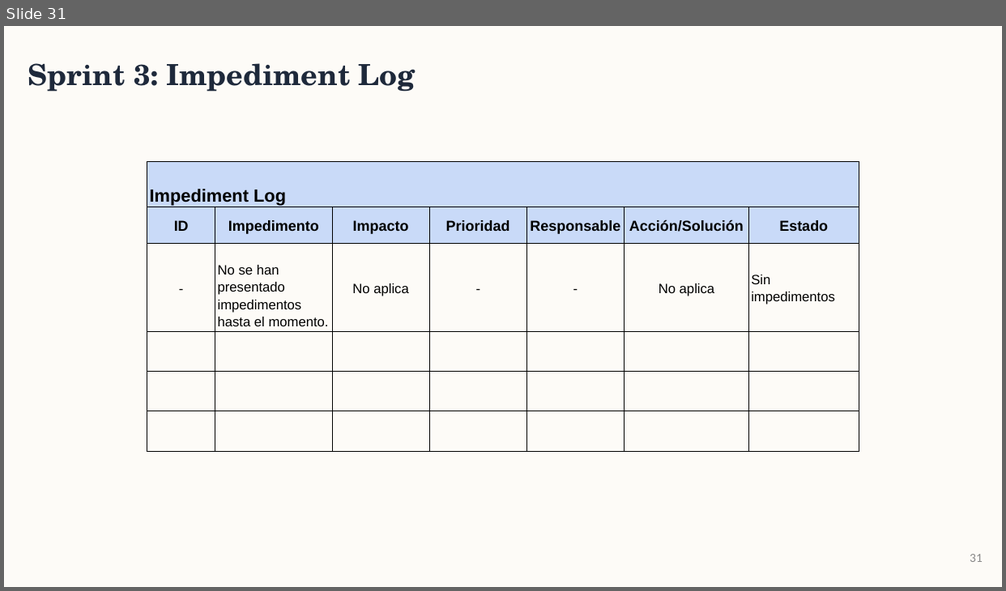
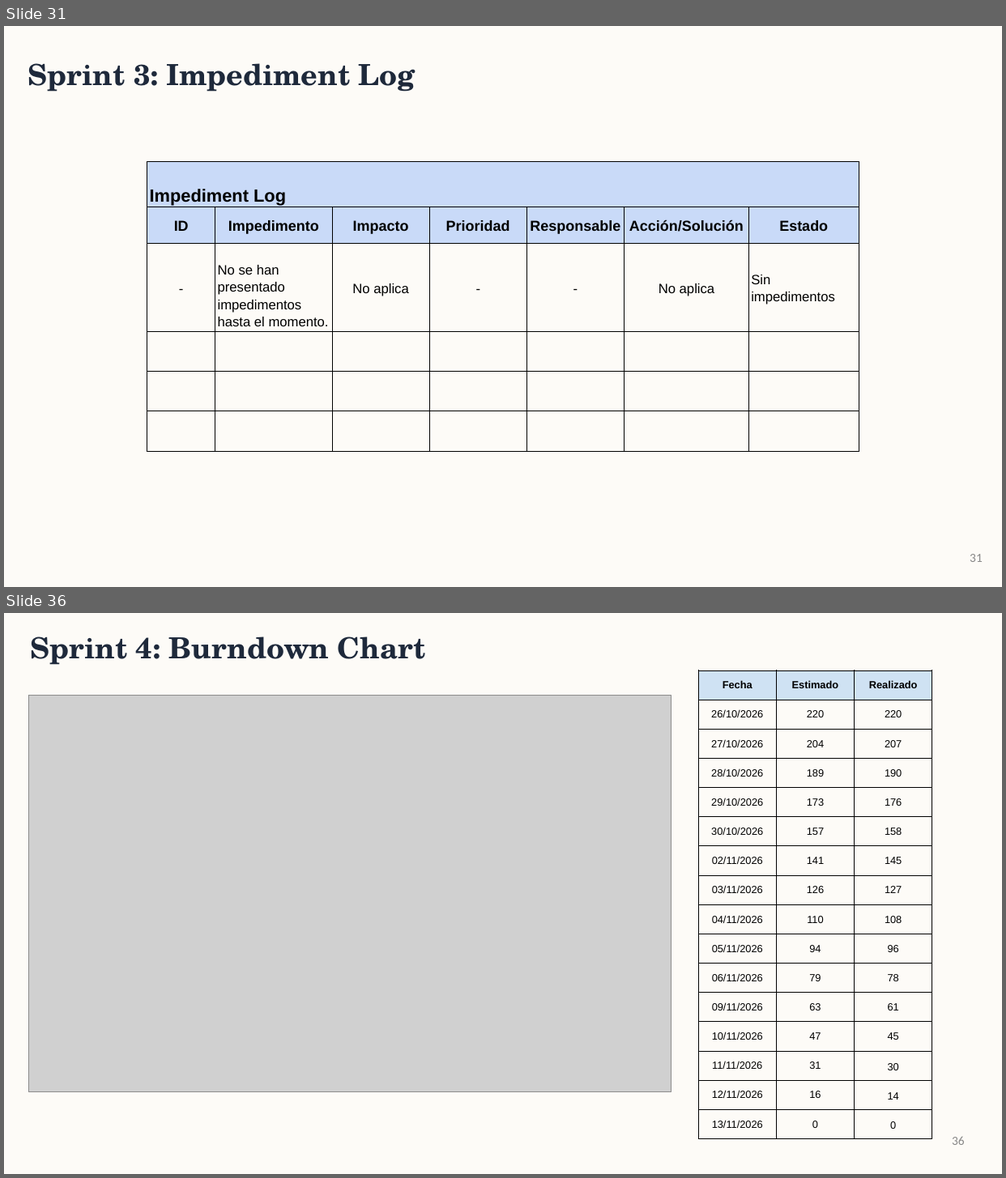
Before and after one commit to BenjaminStavrakopulos/monsite_documentacion, a slide deck: Fase 2/Evidencias Proyecto/Presentación Proyecto.pptx. Shown one above the other, each under a label of ours: slide 31 before the commit, slides 31 and 36 after it; the slides between them are not shown. The pictures are 1006x591 and 1006x1178 pixels, drawn with LibreOffice and Linux fonts; fonts in the diff are those of the drawing; grey boxes stand for pictures. Boxes give left, top, right and bottom in pixels: in the first picture for what was removed or moved away, otherwise in the second. Text is boxed around its words. In the diff, an @@ line names an element or a change of style, - is before the commit and + after.

```diff
--- a/Fase 2/Evidencias Proyecto/Presentación Proyecto.pptx
+++ b/Fase 2/Evidencias Proyecto/Presentación Proyecto.pptx
@@ slide 36 added at [4,613,1002,1174], background #FDFBF7 @@
@@ text added at [30,636,426,665], 28 pt, text #1E293B, bold @@
+Sprint 4: Burndown Chart
@@ table added at [699,671,932,1132], 16 rows, 3 columns @@
+Fecha | Estimado | Realizado
+26/10/2026 | 220 | 220
+27/10/2026 | 204 | 207
+28/10/2026 | 189 | 190
+29/10/2026 | 173 | 176
+30/10/2026 | 157 | 158
+02/11/2026 | 141 | 145
+03/11/2026 | 126 | 127
+04/11/2026 | 110 | 108
+05/11/2026 | 94 | 96
+06/11/2026 | 79 | 78
+09/11/2026 | 63 | 61
+10/11/2026 | 47 | 45
+11/11/2026 | 31 | 30
+12/11/2026 | 16 | 14
+13/11/2026 | 0 | 0
@@ picture added at [28,695,671,1093] @@
@@ page number added at [952,1137,965,1145], 12 pt, text #888888 @@
+36
```
Also in this commit, not shown: 3 slides changed, 8 other slides added, 1 other file.
